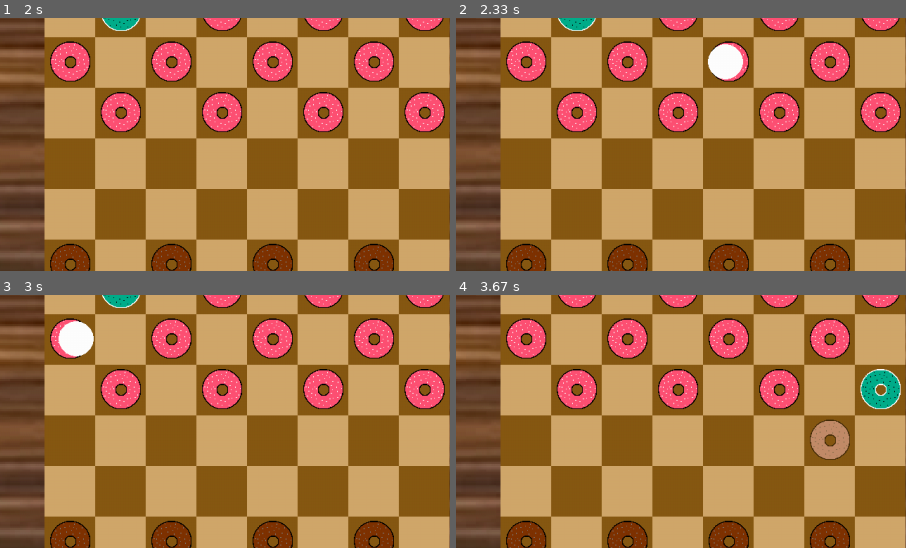
Above: before the commit, frames 1-4 (two rows, left to right).
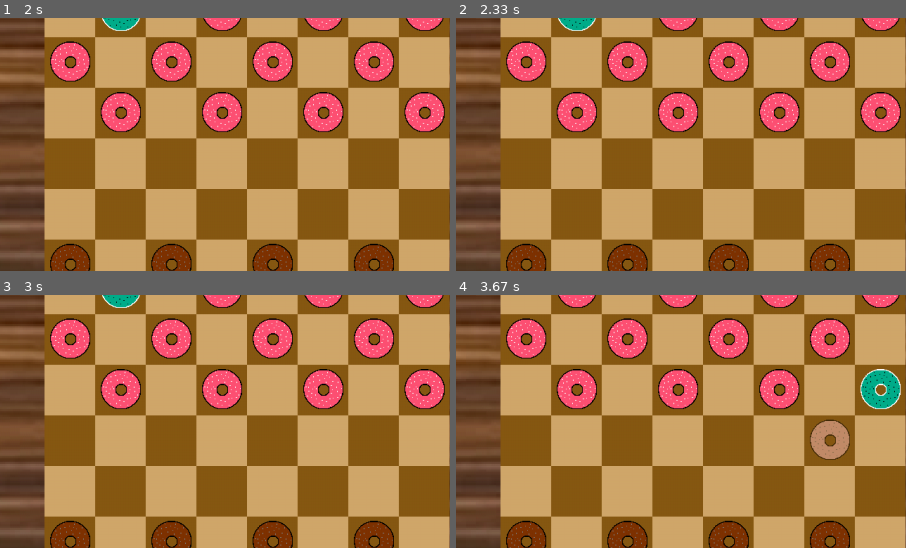
Above: after the commit, the same moments.

Repository: SeriousGuy888/pygame-checkers
Game: pygame game, started from __main__.py
Same seed, same stepped clock (60 frames per second), same inputs: the game is played once before the commit and once after it.
Inputs (mouse positions are % of the whole screen's width and height, from its top left):
- Up to frame 1 (2 s): press the mouse at (26, 51) at 0.37 s; move the mouse to (43, 61) at 0.47 s; release the mouse at (60, 72) at 0.6 s; press the mouse at (26, 51) at 1.2 s; move the mouse to (36, 63) at 1.3 s; release the mouse at (45, 76) at 1.43 s; click (47, 33) at 1.55 s; click (34, 17) at 1.88 s
- Up to frame 2 (2.33 s): press the mouse at (34, 17) at 2.2 s; move the mouse to (52, 25) at 2.3 s
- Up to frame 3 (3 s): release the mouse at (71, 32) at 2.43 s; press the mouse at (34, 17) at 2.53 s; move the mouse to (53, 21) at 2.63 s; release the mouse at (72, 25) at 2.77 s; press the mouse at (34, 17) at 2.87 s; move the mouse to (31, 25) at 2.97 s
- Up to frame 4 (3.67 s): release the mouse at (28, 32) at 3.1 s; click (35, 79) at 3.22 s; click (71, 37) at 3.55 s
The pictures show only the part of the screen within x 23-73%, y 16-66%; the shares and areas given below are measured in that part.

Frame 1 is identical in both runs. In frame 2, 0.9% of the frame differs, in the area x 56-64%, y 10-25%; in frame 3, 0.9%; in frame 4, nothing differs.

Commit message:
removed random circle where you click
i dont know why it was still there anyways

Diff:
--- a/__main__.py
+++ b/__main__.py
@@ -114,7 +114,7 @@
                     (loop_piece.y + 1) * square_size > mouse_pos_y
                 ):
                     # if mouse_collide(piece, piece.Piece, True) and mouse_pressed[0]: # detects if the
-                    pygame.draw.circle(screen, (255, 255, 255), mouse_pos, 25)
+                    # pygame.draw.circle(screen, (255, 255, 255), mouse_pos, 25)
                     loop_piece.move_piece()
 
 
